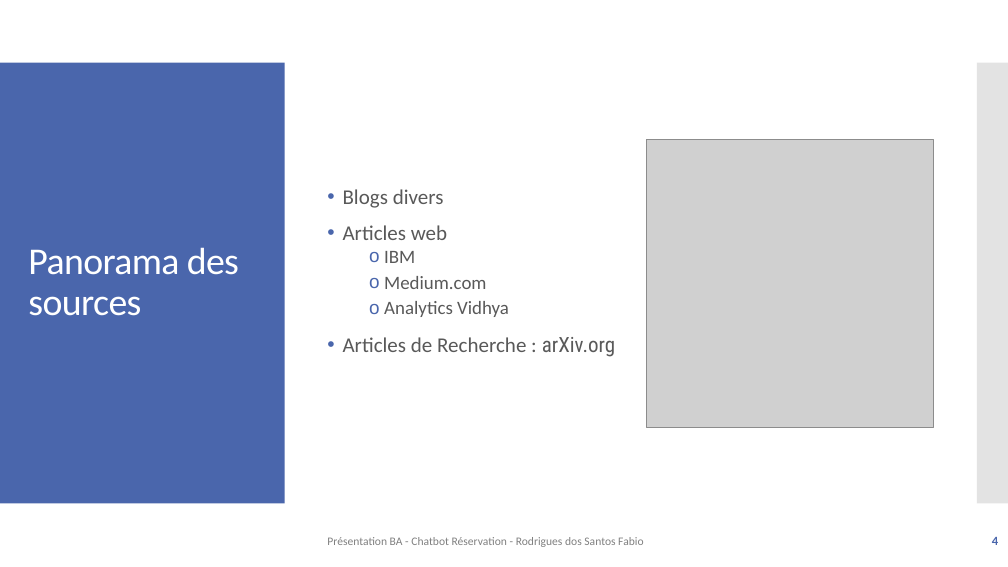
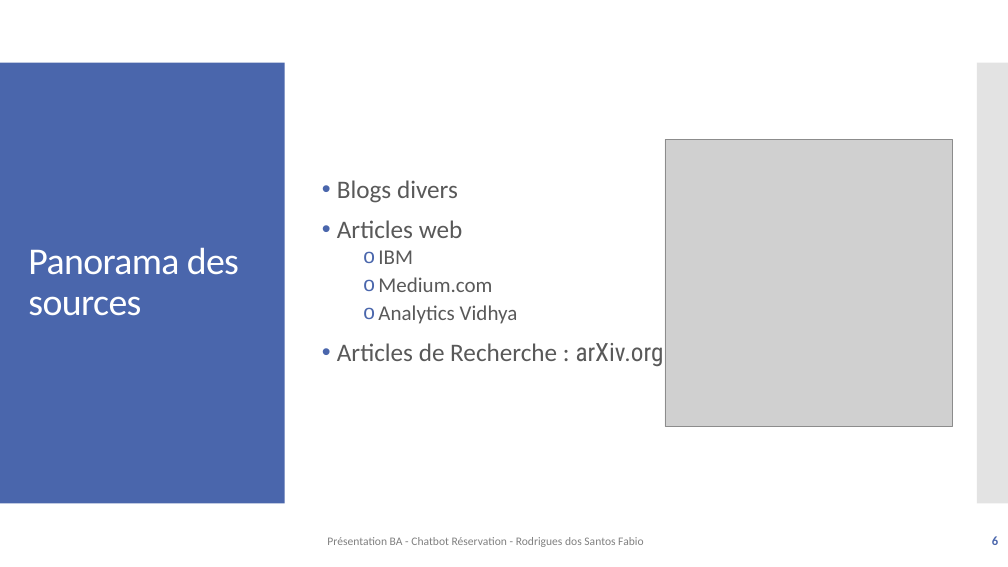
Before and after one commit to f-rdrgs/projet-bachelor, a slide deck: slide 6 of documentation/travail_bachelor/ISC_LOG_presentation_diplome_RodriguesDosSantosFabio_EggenbergNiklaus_2024.pptx (slide 4 before the commit). Drawn at 1008x567 pixels with LibreOffice and Linux fonts; fonts in the diff are those of the drawing; grey boxes stand for pictures. Boxes give left, top, right and bottom in pixels: in the first picture for what was removed or moved away, otherwise in the second. Text is boxed around its words. In the diff, an @@ line names an element or a change of style, - is before the commit and + after.

```diff
--- a/documentation/travail_bachelor/ISC_LOG_presentation_diplome_RodriguesDosSantosFabio_EggenbergNiklaus_2024.pptx
+++ b/documentation/travail_bachelor/ISC_LOG_presentation_diplome_RodriguesDosSantosFabio_EggenbergNiklaus_2024.pptx
@@ text "Blogs divers" at [337,180,664,366]: size 20 to 24 pt in "Blogs divers", "Articles web", "Articles de Recherche : arXiv.org"; size 18 to 20 pt in "IBM", "Medium.com", "Analytics Vidhya" @@
@@ picture: place and size @@
-picture at [647,140,934,427]
+picture at [665,139,953,426]
```
Also in this commit, not shown: 16 other slides changed, 7 slides added, 1 slide removed, 2 other files.
